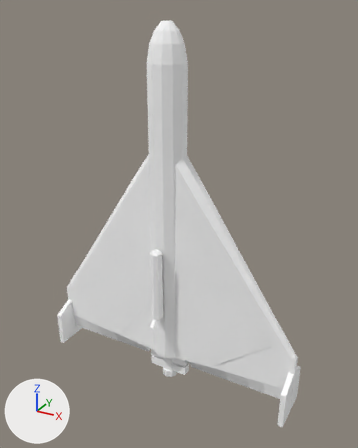
One commit to the OBJ model src/main/resources/assets/wfballistics/raw_models/missiles/shahedjarty_body.obj: the scene before it, then after it.
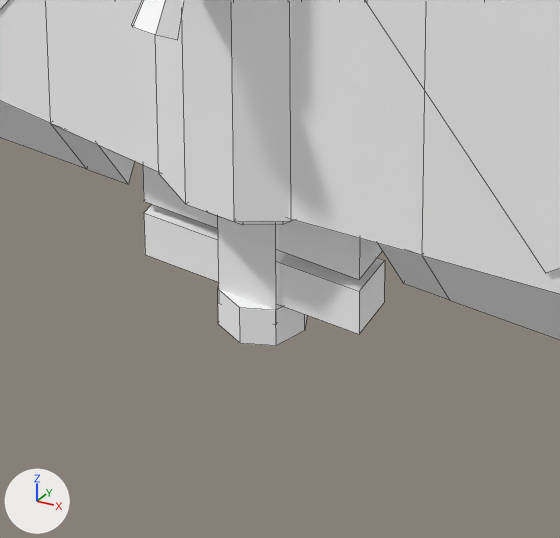
The first picture shows the older version from a 50 mm lens placed at (4.82, -8.31, 8.23), pointed at (0.23, 0.03, 4.06). The close-ups show the older and then the newer version on the part from 36% to 60% of the width and 72% to 91% of the height of that picture. Only the edits that show in the close-ups are written down. The axes (+X, +Y, +Z) are drawn at lower left. The lights are the same throughout. The close-ups show mesh edges as thin lines. Where no turn or scale is listed for an object, it has been applied to the vertices.

In view in the first close-up: 'Plane.006', 'booster', 'chudhed-136', 'motor' and 1 more.
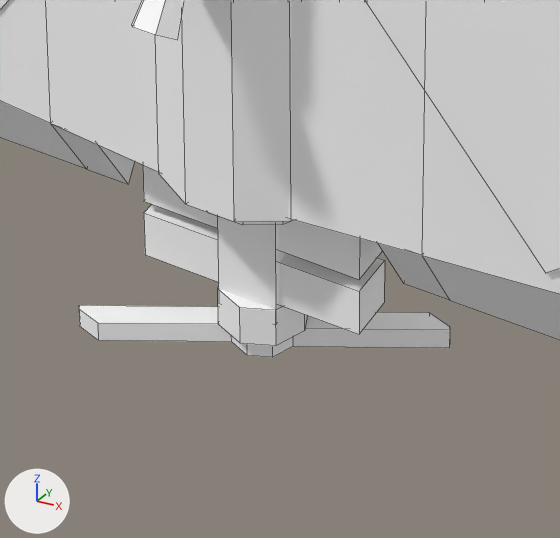
The newer file is also turned or shifted as a whole; pictures and numbers use the older file's frame.

Boxes [x1, y1, x2, y2] around the edits, measured in the close-ups (560 x 538 px):
'prop', added: after [79, 305, 450, 357]

The change, as a diff of the scene's bpy script:
```diff
--- a/src/main/resources/assets/wfballistics/raw_models/missiles/shahedjarty_body.obj.py
+++ b/src/main/resources/assets/wfballistics/raw_models/missiles/shahedjarty_body.obj.py
@@ me_prop @@
+me_prop.from_pydata(...)  # 44 vertices, 35 faces; spans x -0.647..0.647, y -0.325..0.325, z -3.516..-3.385
+me_prop.materials.append(mat_material)  # its picture is missing
@@ ob_prop @@
+ob_prop = bpy.data.objects.new('prop', me_prop)
+ob_prop.location = (0.0, 0.0, 3.516)
```
